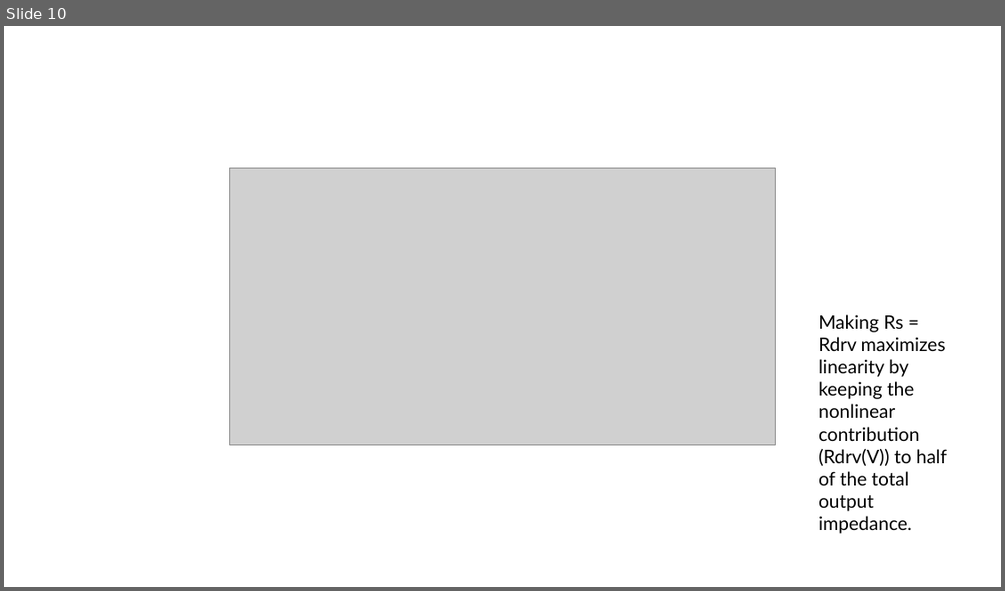
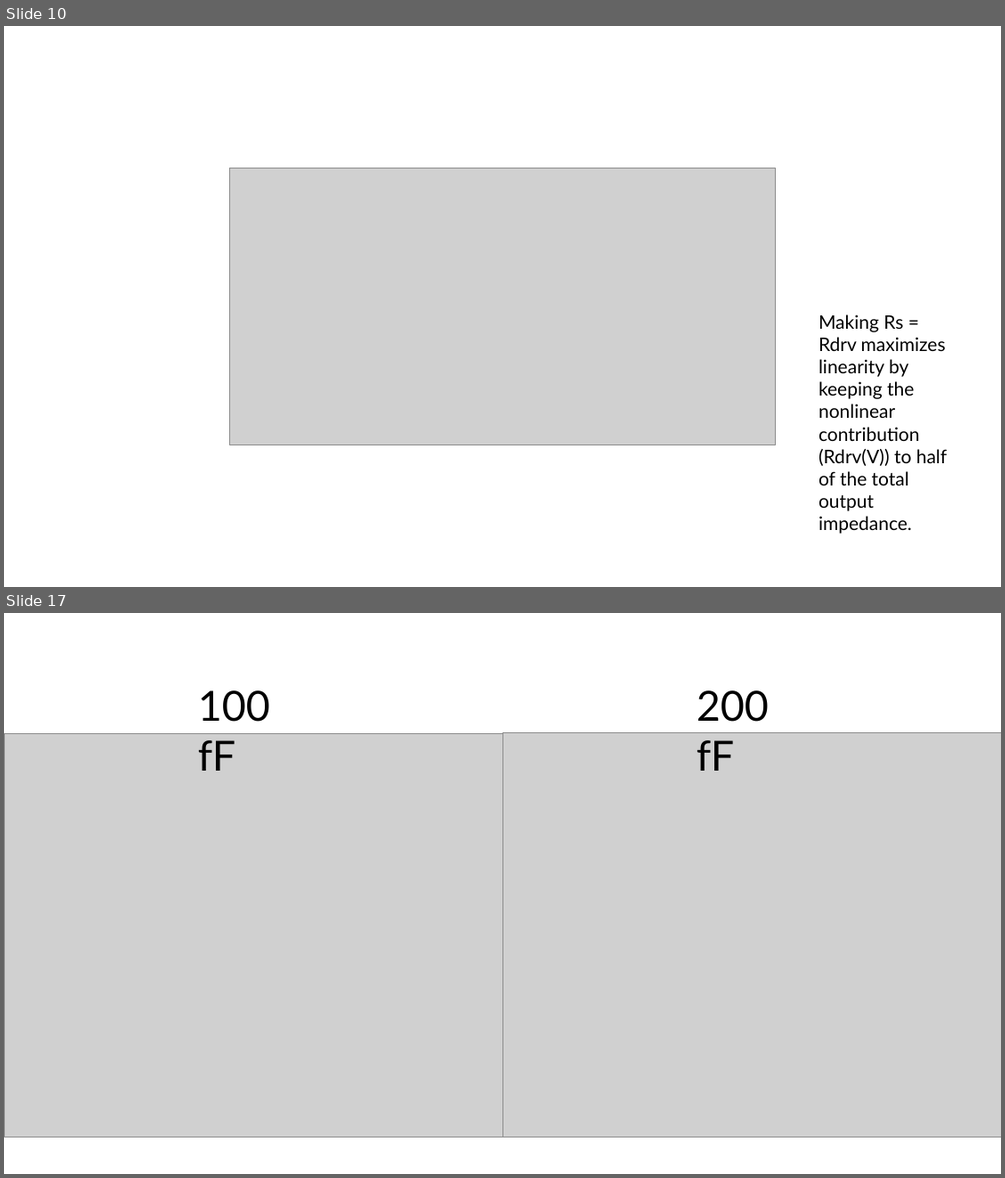
Before and after one commit to satvick16/thesis, a slide deck: nov26.pptx. Shown one above the other, each under a label of ours: slide 10 before the commit, slides 10 and 17 after it; the slides between them are not shown. The pictures are 1005x591 and 1005x1178 pixels, drawn with LibreOffice and Linux fonts; fonts in the diff are those of the drawing; grey boxes stand for pictures. Boxes give left, top, right and bottom in pixels: in the first picture for what was removed or moved away, otherwise in the second. Text is boxed around its words. In the diff, an @@ line names an element or a change of style, - is before the commit and + after.

```diff
--- a/nov26.pptx
+++ b/nov26.pptx
@@ slide 17 added at bbox=[4, 613, 1001, 1174], background #FFFFFF @@
@@ text added at bbox=[198, 690, 270, 771], 40 pt, text #000000 @@
+100 fF
@@ text added at bbox=[696, 690, 769, 771], 40 pt, text #000000 @@
+200 fF
@@ picture added at bbox=[4, 734, 502, 1137] @@
@@ picture added at bbox=[502, 732, 1001, 1137] @@
```
Also in this commit, not shown: 2 slides changed, 5 other slides added.
